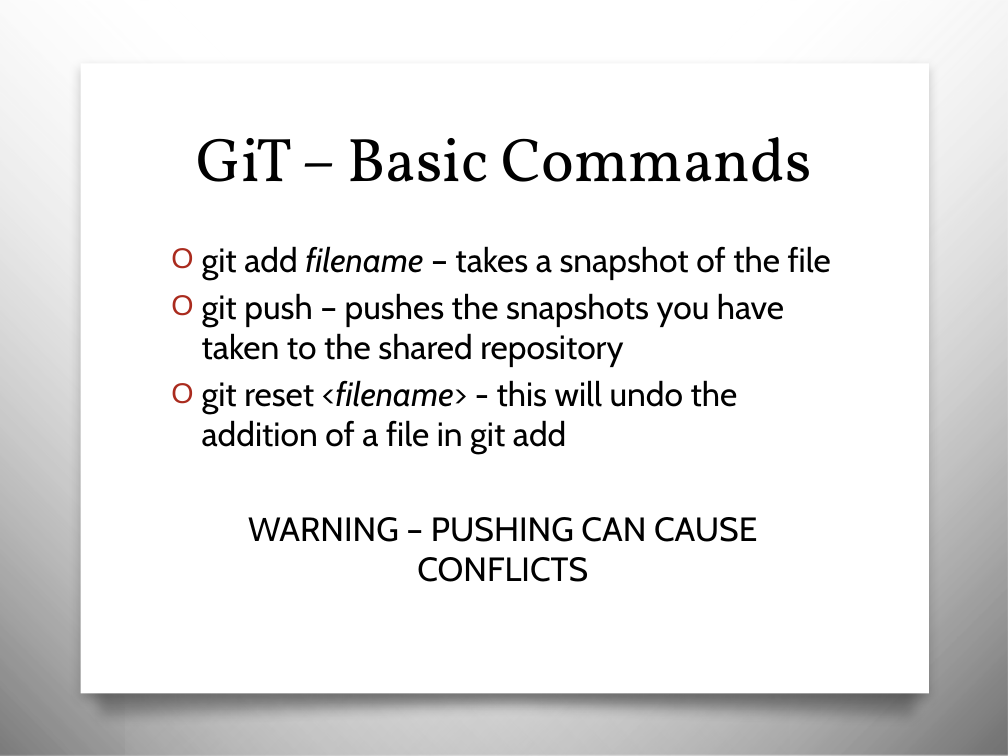
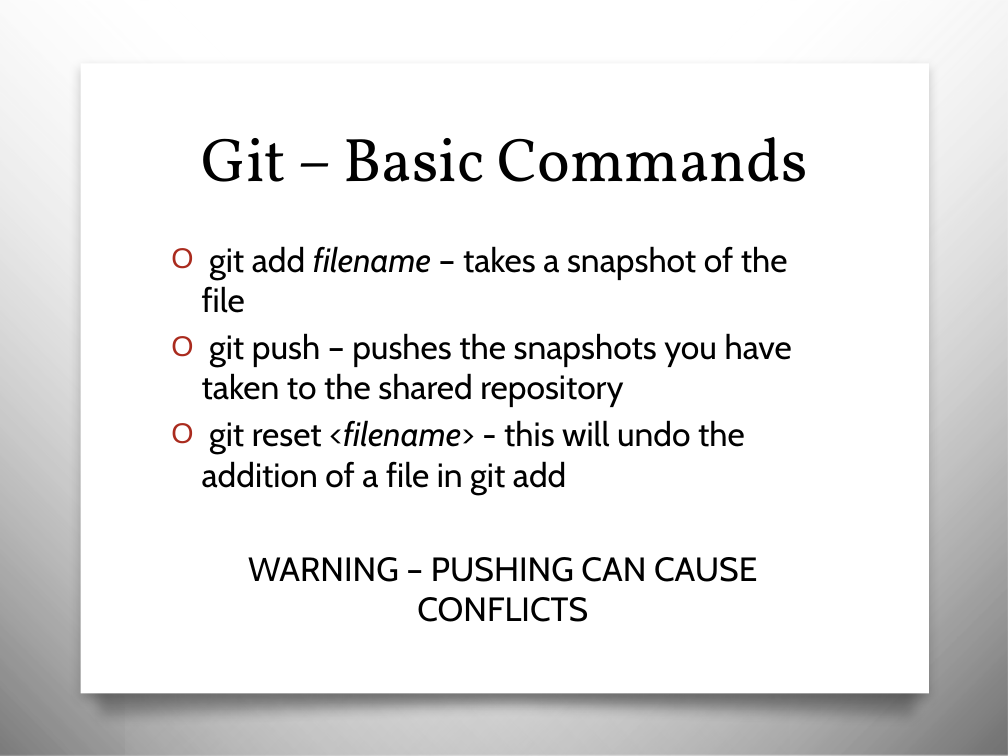
Before and after one commit to JCMander/PortalPower, a slide deck: slide 5 of Git/Git Slides.pptx. Drawn at 1008x756 pixels with LibreOffice and Linux fonts; fonts in the diff are those of the drawing; background and template pictures are left out. Boxes give left, top, right and bottom in pixels: in the first picture for what was removed or moved away, otherwise in the second. Text is boxed around its words. In the diff, an @@ line names an element or a change of style, - is before the commit and + after.

```diff
--- a/Git/Git Slides.pptx
+++ b/Git/Git Slides.pptx
@@ title at box(201, 137, 808, 182): text changed @@
-GiT – Basic Commands
+Git – Basic Commands
@@ text "git add filename – takes ..." rewrapped from box(202, 246, 831, 582) to box(202, 246, 792, 622) @@
```
Also in this commit, not shown: 6 other slides changed, 6 slides added.
